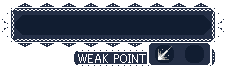
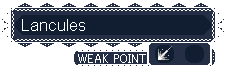
Comparing the layer stacks of the two w=225, h=67 images. Changes:
renamed "Pasted Layer" to "Lancules", showed it, moved it above "BG", painted on it over bbox(22, 19, 85, 31)
